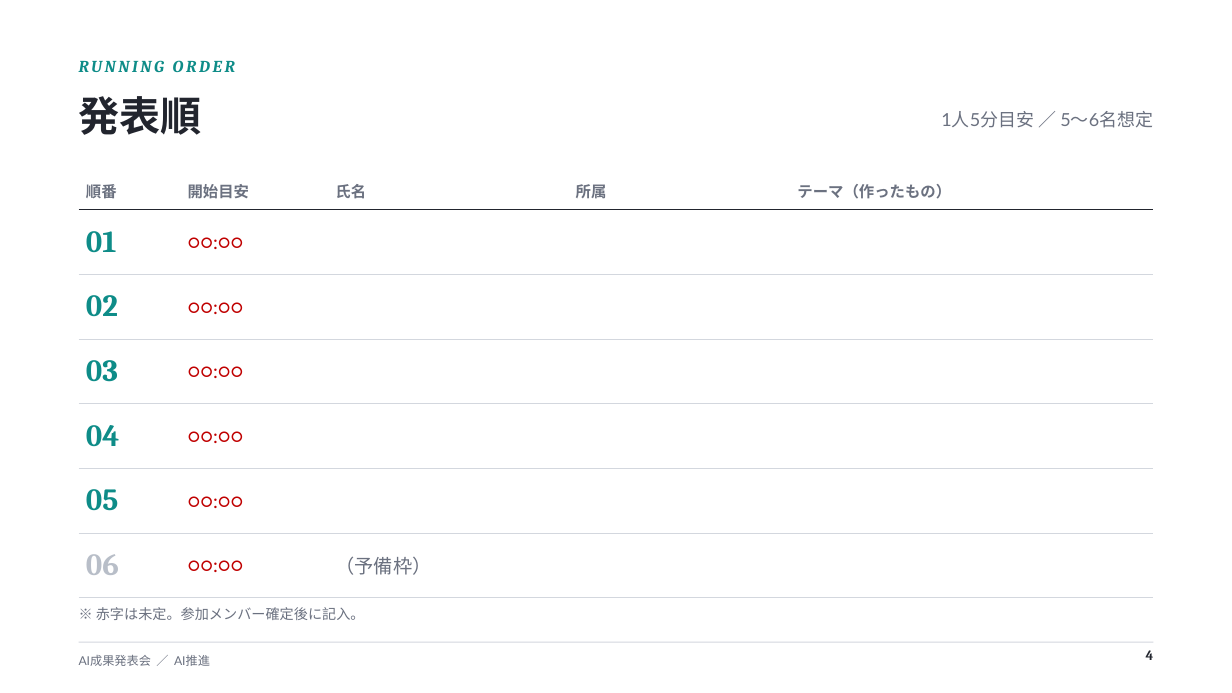
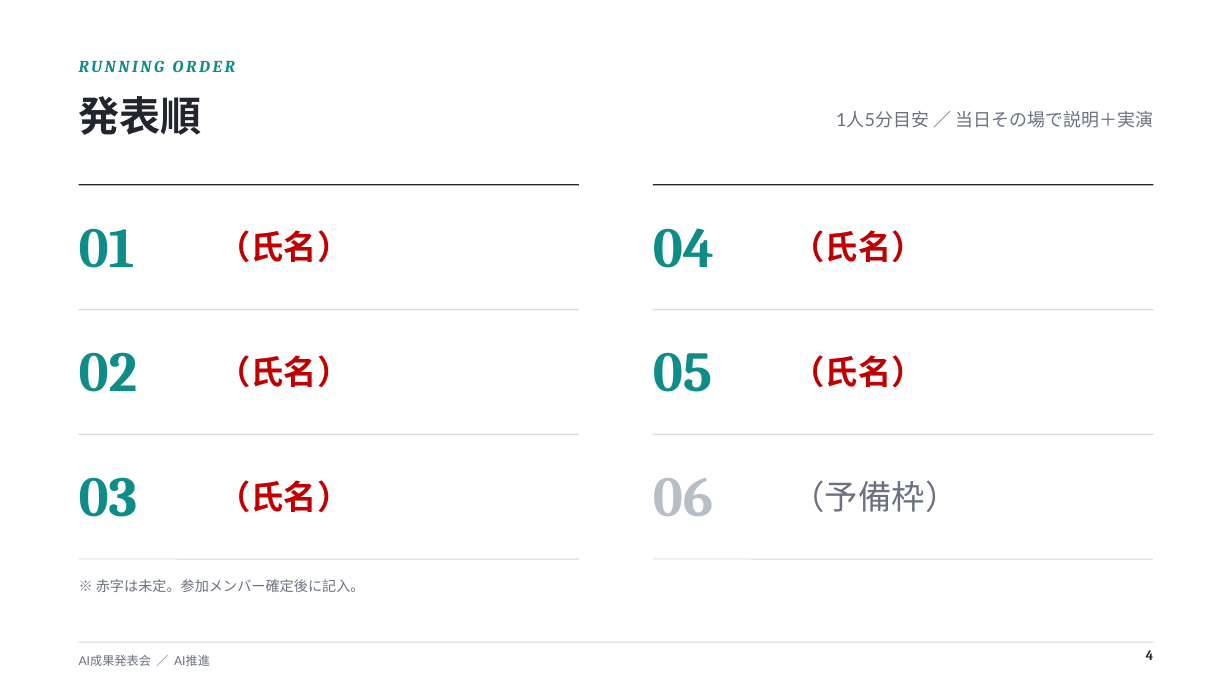
Before and after one commit to shinxgolf/shinxgolf.github.io, a slide deck: slide 4 of ai-presentation/AI成果発表会.pptx. Drawn at 1232x693 pixels with LibreOffice and Linux fonts; fonts in the diff are those of the drawing. Boxes give left, top, right and bottom in pixels: in the first picture for what was removed or moved away, otherwise in the second. Text is boxed around its words. In the diff, an @@ line names an element or a change of style, - is before the commit and + after.

```diff
--- a/ai-presentation/AI成果発表会.pptx
+++ b/ai-presentation/AI成果発表会.pptx
@@ text at (836, 111, 1153, 128): text changed @@
-1人5分目安 ／ 5〜6名想定
+1人5分目安 ／ 当日その場で説明＋実演
@@ table removed at (79, 171, 1153, 579), 7 rows, 5 columns @@
-順番 | 開始目安 | 氏名 | 所属 | テーマ（作ったもの）
-01 | ○○:○○ |  |  | 
-02 | ○○:○○ |  |  | 
-03 | ○○:○○ |  |  | 
-04 | ○○:○○ |  |  | 
-05 | ○○:○○ |  |  | 
-06 | ○○:○○ | （予備枠） |  | 
@@ line added from (79, 185) to (579, 185), #22252E 1 pt @@
@@ line added from (653, 185) to (1153, 185), #22252E 1 pt @@
@@ text added at (79, 228, 135, 268), 44 pt, text #0E8C88, bold @@
+01
@@ text added at (217, 230, 350, 263), 26 pt, text #C00000, bold @@
+（氏名）
@@ text added at (653, 228, 714, 268), 44 pt, text #0E8C88, bold @@
+04
@@ text added at (792, 230, 925, 263), 26 pt, text #C00000, bold @@
+（氏名）
@@ line added from (79, 310) to (579, 310), #D3D7DE 0.75 pt @@
@@ line added from (653, 310) to (1153, 310), #D3D7DE 0.75 pt @@
@@ text added at (79, 352, 138, 392), 44 pt, text #0E8C88, bold @@
+02
@@ text added at (217, 355, 350, 388), 26 pt, text #C00000, bold @@
+（氏名）
@@ text added at (653, 352, 712, 392), 44 pt, text #0E8C88, bold @@
+05
@@ text added at (792, 355, 925, 388), 26 pt, text #C00000, bold @@
+（氏名）
@@ line added from (79, 434) to (579, 434), #D3D7DE 0.75 pt @@
@@ line added from (653, 434) to (1153, 434), #D3D7DE 0.75 pt @@
@@ text added at (79, 477, 138, 517), 44 pt, text #0E8C88, bold @@
+03
@@ text added at (653, 478, 713, 516), 44 pt, text #B8BEC8, bold @@
+06
@@ text added at (217, 480, 350, 513), 26 pt, text #C00000, bold @@
+（氏名）
@@ text added at (792, 480, 959, 512), 26 pt, text #6B7180 @@
+（予備枠）
@@ line added from (79, 559) to (579, 559), #D3D7DE 0.75 pt @@
@@ line added from (653, 559) to (1153, 559), #D3D7DE 0.75 pt @@
@@ text "※ 赤字は未定。参加メンバー確定後に記入。": place and size @@
-text "※ 赤字は未定。参加メンバー確定後に記入。" at (96, 607, 365, 620)
+text "※ 赤字は未定。参加メンバー確定後に記入。" at (96, 579, 365, 592)
```
Also in this commit, not shown: 3 other slides changed, 1 slide added, 6 slides removed.
